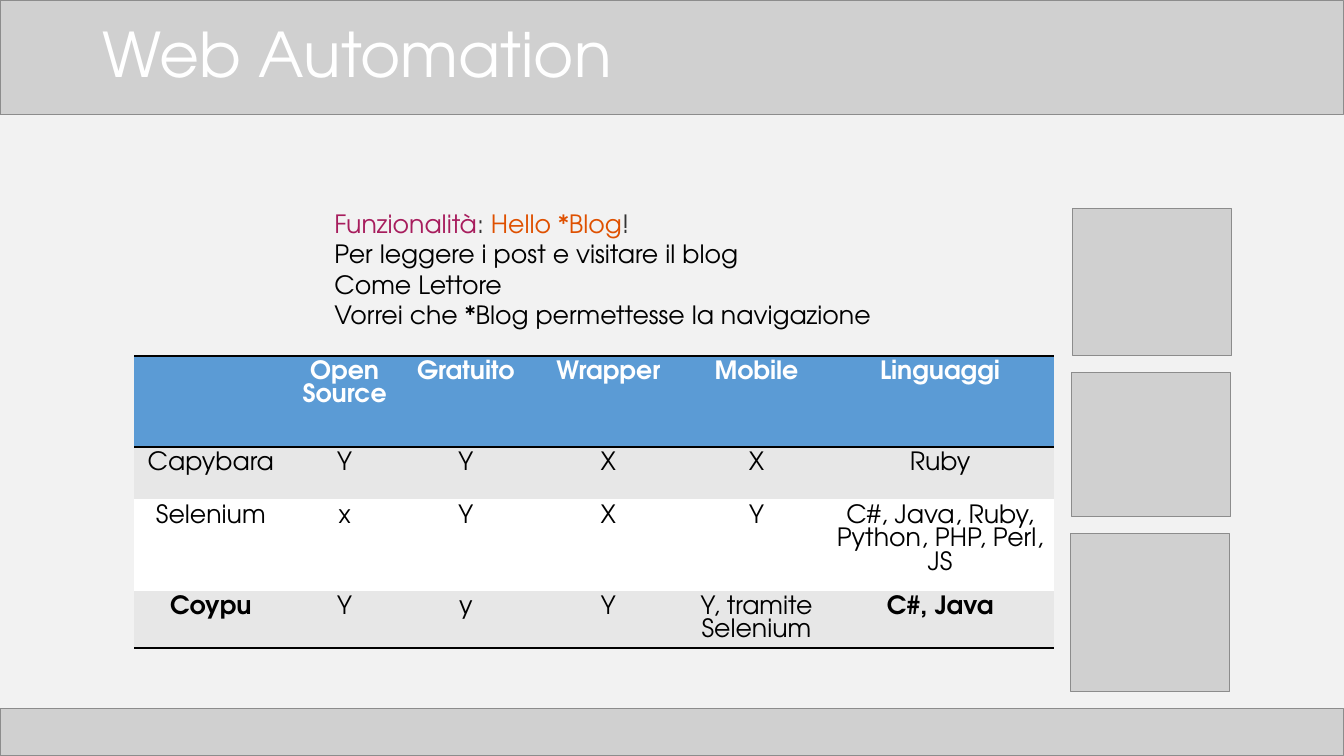
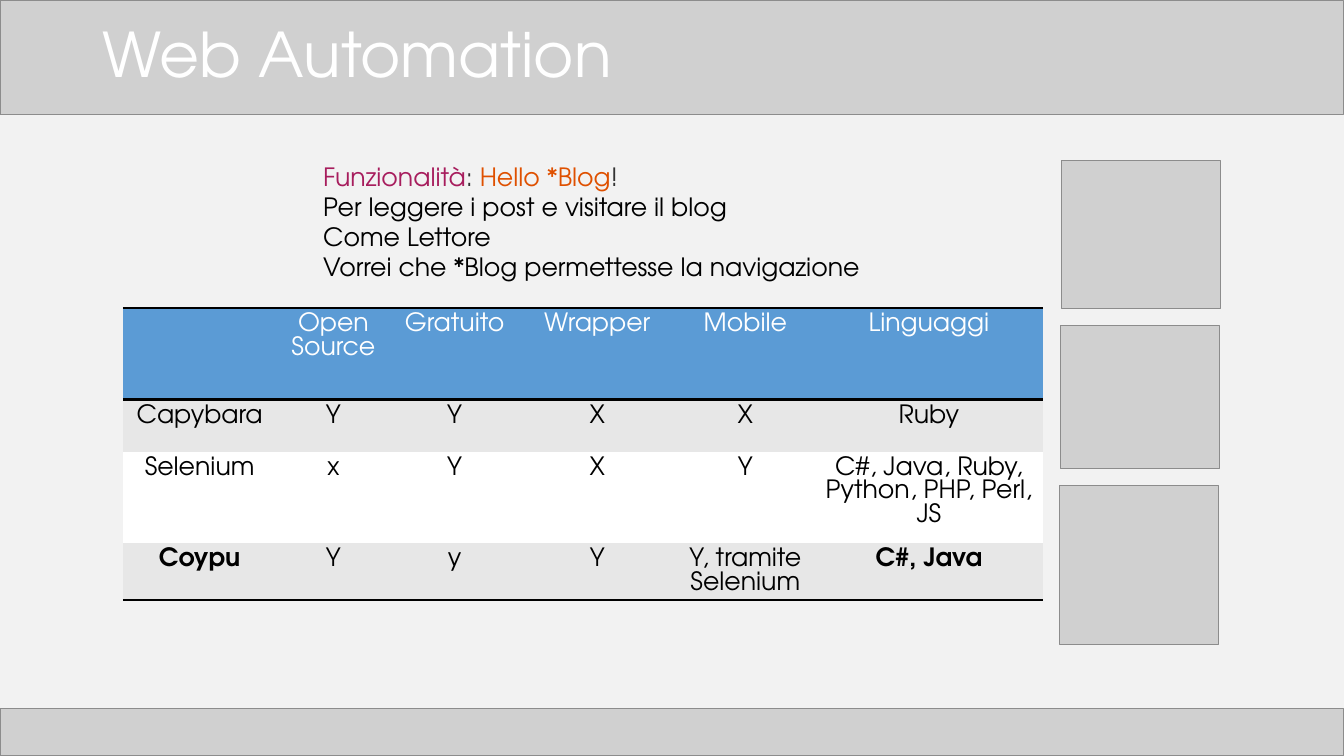
Before and after one commit to TTia/xblog-thesis, a slide deck: slide 16 of Presentazione.pptx. Drawn at 1344x756 pixels with LibreOffice and Linux fonts; fonts in the diff are those of the drawing; grey boxes stand for pictures. Boxes give left, top, right and bottom in pixels: in the first picture for what was removed or moved away, otherwise in the second. Text is boxed around its words. In the diff, an @@ line names an element or a change of style, - is before the commit and + after.

```diff
--- a/Presentazione.pptx
+++ b/Presentazione.pptx
@@ text "Funzionalità: Hello *Blog!": place and size @@
-text "Funzionalità: Hello *Blog!" at (334,214,871,330)
+text "Funzionalità: Hello *Blog!" at (323,167,860,282)
@@ picture: place and size @@
-picture at (1073,209,1231,356)
+picture at (1062,161,1220,309)
@@ 2 pictures, 1 table: place and size @@
-2 pictures, 1 table at (134,356,1230,692)
+2 pictures, 1 table at (123,309,1219,644)
@@ table at (123,309,1043,623) @@
@@ bold off in "Open Source", "Gratuito", "Wrapper", "Mobile" and 1 more places @@
```
Also in this commit, not shown: 19 other slides changed, 1 slide added, 1 slide removed, 3 other files.
